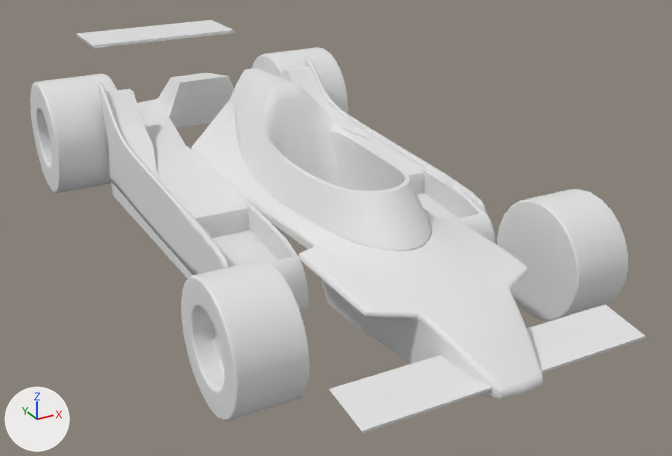
What one commit did to the Blender file ligier/ligier js 11.blend.
Both versions are drawn from a 50 mm camera at (-2.89, -4.69, 3.03) aimed at (0.31, 1.12, 0.13). The lights are fixed; the arrows at lower left show +X, +Y and +Z.
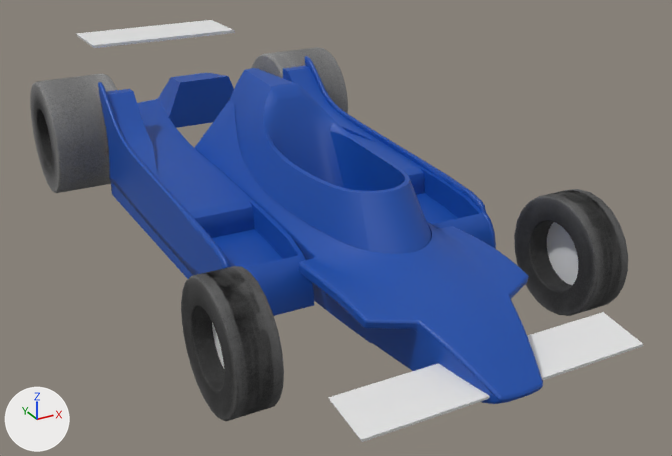
Changed parts and their boxes (x1, y1, x2, y2) in the pictures (672 x 456 px; the box of a moved part takes in the faces that stretch with it):
'Plane.001', hidden
    before: (191, 101, 543, 399)
'body.main', added (blue)
    after: (195, 101, 543, 404)
'Cylinder', reshaped, moved, modifiers changed (74% narrower, 45% shorter)
    before: (181, 189, 628, 421)
    after: (514, 189, 628, 316)
'Plane.002', reshaped
    before: (106, 66, 492, 309)
    after: (106, 66, 493, 316)
'Plane', recoloured (white to blue)
    both: (229, 68, 432, 254)
'Plane.005', moved
    before: (329, 305, 646, 433)
    after: (328, 312, 643, 442)
'Cylinder.003', added
    after: (181, 266, 284, 421)
'Cylinder.001', moved
    before: (30, 47, 348, 193)
    after: (252, 47, 348, 113)
'Plane.003', recoloured (grey to blue)
    both: (98, 56, 496, 275)
'Cylinder.004', added
    after: (30, 74, 117, 193)
'Cylinder.002', added
    after: (212, 222, 578, 368)
part 1 of me_plane_002, moved or reshaped
    before: (173, 127, 458, 307)
    after: (173, 127, 461, 307)
part 2 of me_plane_002, recoloured (white to blue)
    both: (106, 66, 492, 309)
part 3 of me_cylinder, added (black)
    after: (514, 189, 628, 316)
part 4 of me_cylinder, deleted
    before: (181, 189, 628, 421)
part 5 of me_cylinder_001, deleted
    before: (30, 47, 348, 193)
part 6 of me_cylinder_001, added
    after: (252, 47, 348, 113)

The change, as a diff of the scene's bpy script:
```diff
--- a/ligier/ligier js 11.blend.py
+++ b/ligier/ligier js 11.blend.py
@@ mat_tire @@
+mat_tire = bpy.data.materials.new('tire')
+# nodes: BsdfPrincipled, Mapping, Mix, OutputMaterial, TexCoord, TexGradient, TexNoise, ValToRGB
+# colours: black #000000, white #ffffff, grey #757575, grey #b2b2b2, black #292929, grey #727272, light grey #cbcbcb
@@ me_plane @@
 me_plane.from_pydata(...)  # 37 vertices, 26 faces; spans x 0.0..0.43, y -1.07..1.41, z -0.86..0.0
+me_plane.materials.append(mat_material_001)  # blue #114dab
@@ me_plane_001 @@
 me_plane_001.from_pydata(...)  # 48 vertices, 34 faces, 1 loose edge; spans x 0.0..0.59, y -2.11..1.5, z -1.1..-0.25
+me_plane_001.materials.append(mat_material_001)  # blue #114dab
@@ me_plane_002 @@
-me_plane_002.from_pydata(...)  # 144 vertices, 97 faces; spans x 0.0..0.97, y -0.74..2.85, z -1.26..-0.36
+me_plane_002.from_pydata(...)  # 144 vertices, 99 faces; spans x 0.0..0.97, y -0.74..2.85, z -1.26..-0.36
+# me_plane_002 part 1
+# 6 vertices are removed from x 0.47..0.53, y -0.16..1.5, z -0.8..-0.72
+# 6 faces are deleted
+# 19 vertices in x 0.5..0.53, y -0.74..0.78, z -1.14..-0.71 move by (-0.04, 0.0, 0.0)
+# 1 vertex moves from x 0.47, y 1.5, z -0.71 to x 0.44, y 1.5, z -0.71
+# 6 vertices are added at (0.44, 1.5, -0.72), (0.46, -0.16, -0.76), (0.49, -0.16, -0.76), (0.44, 1.5, -0.8), (0.39, 2.01, -0.8), (0.39, 1.97, -0.72)
+# 8 new faces join them
+# me_plane_002 part 2: 91 faces spanning x 0.0..0.97, y -0.74..2.85, z -1.26..-0.36 switch from no material to mat_material_001 (blue #114dab)
@@ me_plane_003 @@
 me_plane_003.from_pydata(...)  # 49 vertices, 29 faces; spans x 0.97..0.99, y -0.74..2.13, z -1.13..-0.27
+me_plane_003.materials.append(mat_material_001)  # blue #114dab
@@ me_cylinder @@
-me_cylinder.from_pydata(...)  # 96 vertices, 74 faces; spans x 0.939..1.371, y -0.863..-0.04, z -0.051..0.772
+me_cylinder.from_pydata(...)  # 168 vertices, 144 faces; spans x -0.14..0.14, y -0.411..0.411, z -0.411..0.411
+# me_cylinder part 3: 168 vertices added at x -0.14..0.14, y -0.411..0.411, z -0.411..0.411
+# me_cylinder part 4: 96 vertices removed from x 0.939..1.371, y -0.863..-0.04, z -0.051..0.772
+me_cylinder.materials.append(mat_tire)
@@ me_cylinder_001 @@
-me_cylinder_001.from_pydata(...)  # 96 vertices, 74 faces; spans x 0.764..1.383, y -0.986..-0.01, z -0.128..0.849
+me_cylinder_001.from_pydata(...)  # 96 vertices, 73 faces; spans x -0.38..0.239, y -0.488..0.488, z -0.488..0.488
+# me_cylinder_001 part 5: 96 vertices removed from x 0.764..1.383, y -0.986..-0.01, z -0.128..0.849
+# me_cylinder_001 part 6: 96 vertices added at x -0.38..0.239, y -0.488..0.488, z -0.488..0.488
+me_cylinder_001.materials.append(mat_tire)
@@ ob_plane_001 @@
 _m = ob_plane_001.modifiers.new('WeightedNormal', 'WEIGHTED_NORMAL')
+ob_plane_001.hide_render = True
@@ ob_plane_005 @@
 ob_plane_005 = bpy.data.objects.new('Plane.005', me_plane_005)
-ob_plane_005.location = (0.0, -1.268, 0.302)
+ob_plane_005.location = (0.0, -1.259, 0.245)
 ob_plane_005.rotation_euler = (0.144, 0.0, 0.0)  # degrees (8.3, 0, 0)
@@ ob_cylinder @@
 ob_cylinder = bpy.data.objects.new('Cylinder', me_cylinder)
-ob_cylinder.location = (0.0, 0.0, 0.0)
-_m = ob_cylinder.modifiers.new('Mirror', 'MIRROR')
+ob_cylinder.location = (1.231, -0.451, 0.361)
 _m = ob_cylinder.modifiers.new('Bevel', 'BEVEL')
@@ ob_cylinder_001 @@
 ob_cylinder_001 = bpy.data.objects.new('Cylinder.001', me_cylinder_001)
-ob_cylinder_001.location = (0.0, 3.807, 0.134)
-_m = ob_cylinder_001.modifiers.new('Mirror', 'MIRROR')
+ob_cylinder_001.location = (1.144, 3.309, 0.495)
 _m = ob_cylinder_001.modifiers.new('Bevel', 'BEVEL')
@@ ob_cylinder_004 @@
+ob_cylinder_004 = bpy.data.objects.new('Cylinder.004', me_cylinder_004)  # 96 vertices, 74 faces; spans x -0.239..0.38, y -0.488..0.488, z -0.488..0.488; modifiers BEVEL, WEIGHTED_NORMAL
+ob_cylinder_004.location = (-1.144, 3.309, 0.495)
@@ ob_cylinder_003 @@
+ob_cylinder_003 = bpy.data.objects.new('Cylinder.003', me_cylinder_003)  # 168 vertices, 144 faces; spans x -0.14..0.14, y -0.411..0.411, z -0.411..0.411; modifiers BEVEL, WEIGHTED_NORMAL
+ob_cylinder_003.location = (-1.231, -0.451, 0.361)
@@ ob_cylinder_002 @@
+ob_cylinder_002 = bpy.data.objects.new('Cylinder.002', me_cylinder_002)  # 24 vertices, 1 face; spans x 1.244, y -0.689..-0.213, z 0.123..0.598; modifiers MIRROR, BEVEL, WEIGHTED_NORMAL
+ob_cylinder_002.location = (0.0, 0.0, 0.0)
@@ ob_body_main @@
+ob_body_main = bpy.data.objects.new('body.main', me_plane_001_1)  # 50 vertices, 36 faces, 1 loose edge; spans x 0.0..0.59, y -2.11..1.5, z -1.15..-0.25; in mat_material_001 (blue #114dab); modifiers MIRROR, SUBSURF, BEVEL, WEIGHTED_NORMAL
+ob_body_main.location = (0.0, 0.606, 1.257)
```
